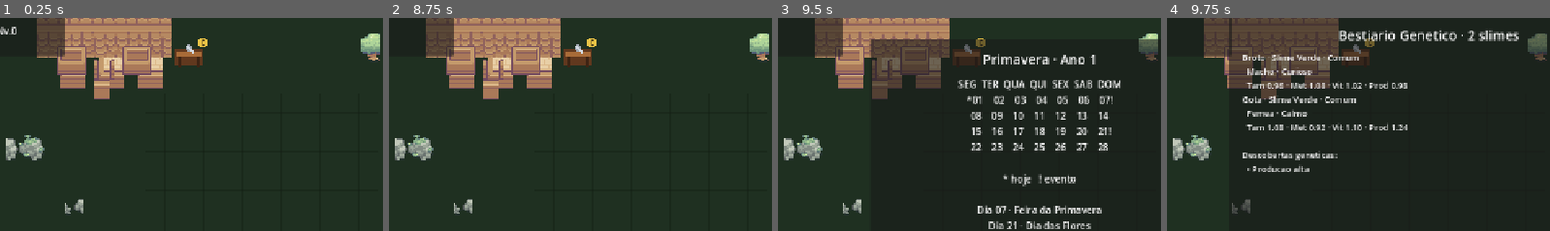
Above: before the commit, frames 1-4 (left to right).
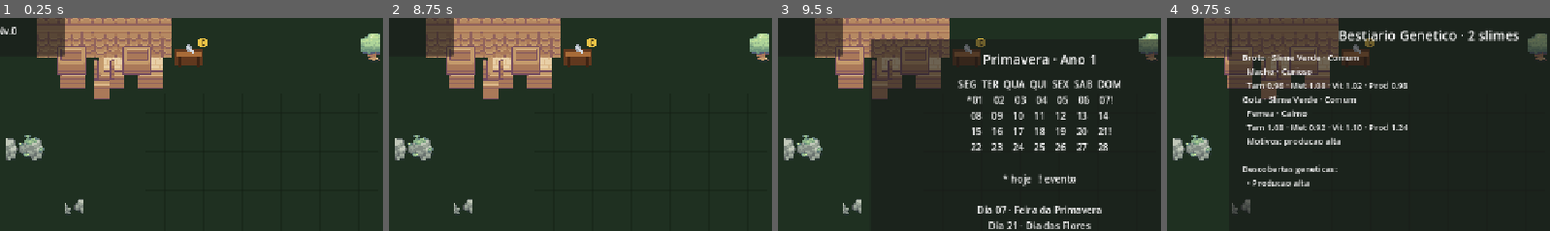
Above: after the commit, the same moments.

Repository: HelioConde/GameSlime
Game: Godot game, scene res://scenes/world/main.tscn
Two runs of this game, one before a commit and one after it. Both use one fixed random seed, a clock stepped at 60 frames per second and the inputs below.
Inputs (mouse positions are % of the whole screen's width and height, from its top left):
- Up to frame 1 (0.25 s): no input
- Up to frame 2 (8.75 s): tap Enter at 0.5, 3.5 s; move the mouse to (72, 45) at 0.52 s; hold D 0.53-1.28 s; tap E at 0.6 s; click (72, 45) at 0.67 s; tap Space at 0.77, 1.25, 1.52, 3.02, 3.77, 4.52, 5, 6.02, 6.77, 7.52 s; move the mouse to (30, 55) at 1.27 s; hold S 1.28-2.03 s; tap 1 at 1.35 s; move the mouse to (60, 28) at 2.02 s; hold D 2.03-2.78 s; tap 2 at 2.1 s; move the mouse to (45, 70) at 2.77 s; hold W 2.78-3.53 s; tap 3 at 2.85 s; click (45, 70) at 2.92 s; move the mouse to (80, 65) at 3.52 s; hold A 3.53-5.03 s; tap 4 at 3.6 s; move the mouse to (20, 35) at 4.27 s; tap 5 at 4.35 s; move the mouse to (55, 50) at 5.02 s; hold S 5.03-5.78 s; tap 6 at 5.1 s; click (55, 50) at 5.17 s; move the mouse to (35, 24) at 5.77 s; hold D 5.78-6.53 s; tap 7 at 5.85 s; move the mouse to (72, 45) at 6.52 s; hold W 6.53-7.28 s; tap 8 at 6.6 s; move the mouse to (30, 55) at 7.27 s; hold D 7.28-8.03 s; tap 9 at 7.35 s; click (30, 55) at 7.42 s; move the mouse to (60, 28) at 8.02 s; hold S from 8.03 s (still down); tap 0 at 8.1 s
- Up to frame 3 (9.5 s): tap Enter at 8.75 s; move the mouse to (45, 70) at 8.77 s; release S at 8.78 s; hold A from 8.78 s (still down); tap C at 8.85 s; tap Space at 9.02 s
- Up to frame 4 (9.75 s): tap Space at 9.5 s; move the mouse to (80, 65) at 9.52 s; release A at 9.53 s; hold W from 9.53 s (still down); tap B at 9.6 s; click (80, 65) at 9.67 s
The pictures show only the part of the screen within x 16-66%, y 15-65%; the shares and areas given below are measured in that part.

Frames 1-3 are identical in both runs. In frame 4, 1.7% of the frame differs, in the area x 19-46%, y 55-80%.

Commit message:
feat: explain rarity in genetic bestiary

Diff:
--- a/scripts/ui/game_hud.gd
+++ b/scripts/ui/game_hud.gd
@@ -358,6 +358,10 @@
 				float(record.get("gene_production", 1.0)),
 			])
 
+			var rarity_reasons := str(record.get("rarity_reasons", ""))
+			if not rarity_reasons.is_empty():
+				lines.append("  Motivos: %s" % rarity_reasons)
+
 	lines.append("")
 	lines.append("Descobertas geneticas:")
 	if traits.is_empty():
